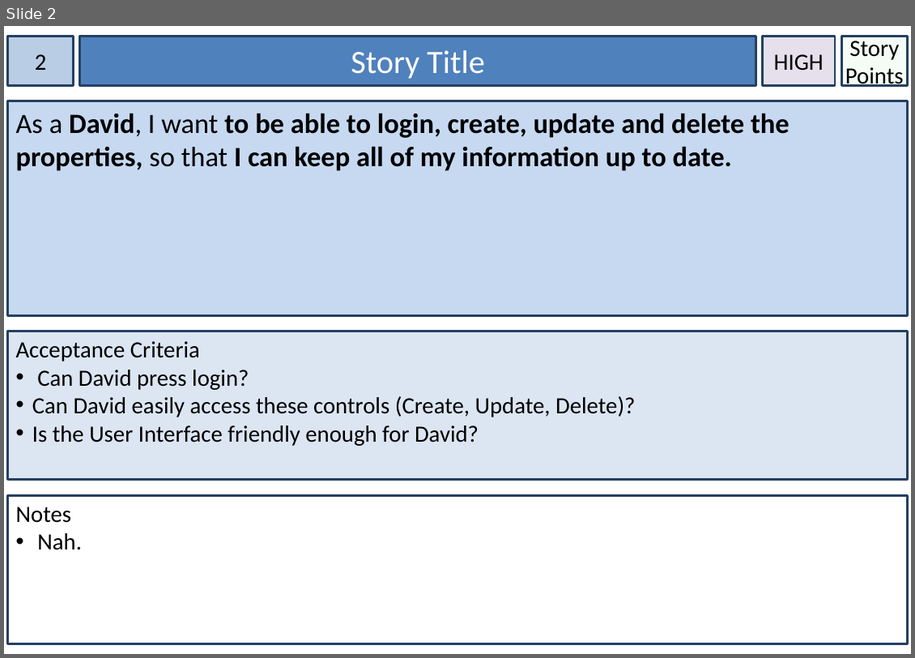
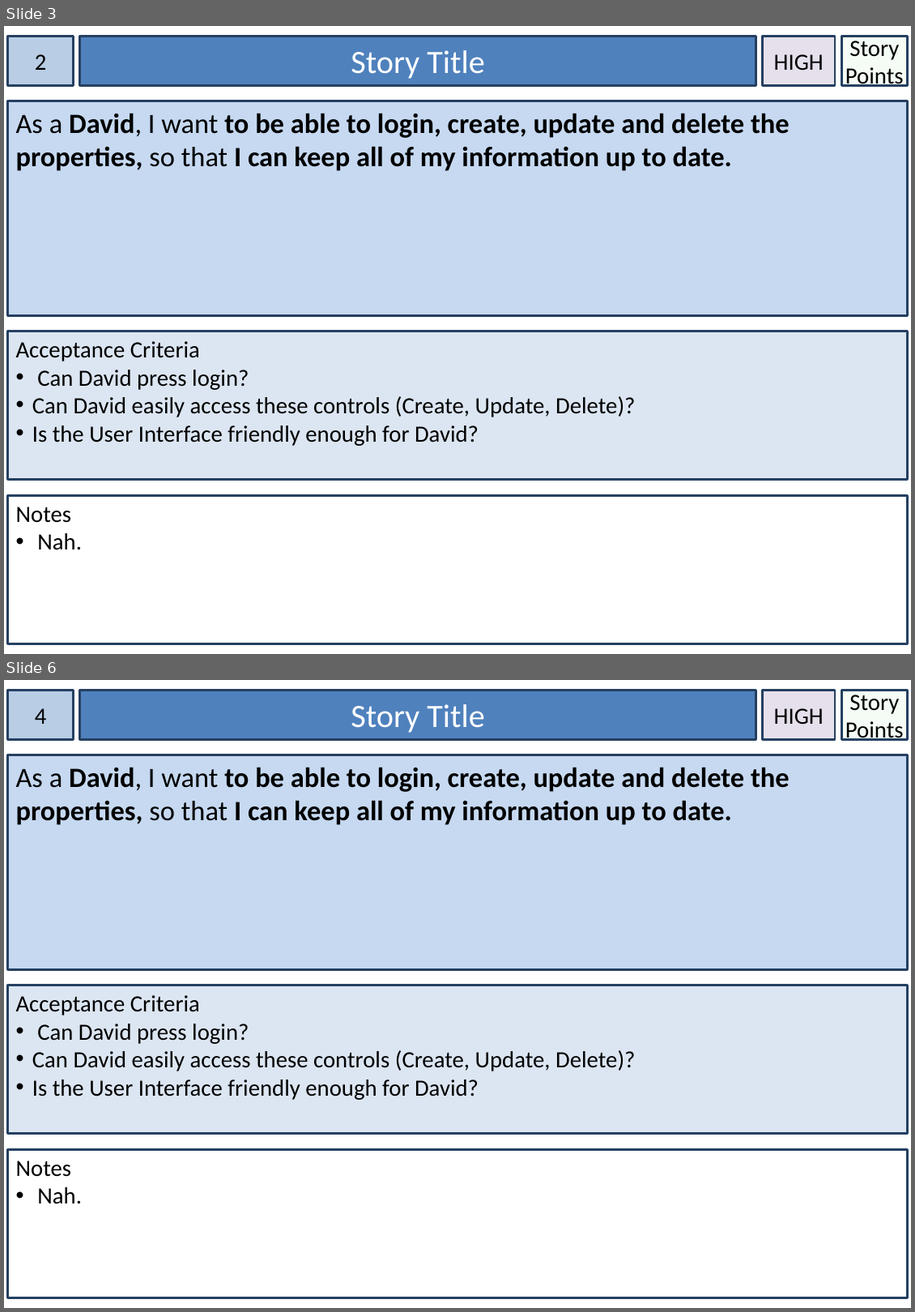
Before and after one commit to neeby/flowerpotmen, a slide deck: Things.pptx. Shown one above the other, each under a label of ours: slide 2 before the commit, slides 3 and 6 after it; the slides between them are not shown. The pictures are 915x658 and 915x1312 pixels, drawn with LibreOffice and Linux fonts; fonts in the diff are those of the drawing. Boxes give left, top, right and bottom in pixels: in the first picture for what was removed or moved away, otherwise in the second. Text is boxed around its words. In the diff, an @@ line names an element or a change of style, - is before the commit and + after.

```diff
--- a/Things.pptx
+++ b/Things.pptx
@@ slide 6 added at (x1=4, y1=680, x2=911, y2=1308), background #FFFFFF @@
@@ rectangle added at (x1=7, y1=690, x2=74, y2=739), fill #B9CDE5, outline #254061 2 pt, 20 pt, text #000000 @@
+4
@@ rectangle added at (x1=80, y1=690, x2=756, y2=739), fill #4F81BD, outline #254061 2 pt, 28 pt, text #FFFFFF @@
+Story Title
@@ rectangle added at (x1=763, y1=690, x2=836, y2=739), fill #E6E0EC, outline #254061 2 pt, 20 pt, text #000000 @@
+HIGH
@@ rectangle added at (x1=842, y1=690, x2=908, y2=739), fill #CCF0CD at 20% opacity, outline #254061 2 pt, 20 pt, text #000000 @@
+Story Points
@@ rectangle added at (x1=7, y1=755, x2=908, y2=970), fill #C6D9F1, outline #254061 2 pt, 24 pt, text #000000, bold @@
+As a David, I want to be able to login, create, update and delete the properties, so that I can keep all of my information up to date.
@@ rectangle added at (x1=7, y1=985, x2=908, y2=1134), fill #DCE6F2, outline #254061 2 pt, 20 pt, text #000000 @@
+Acceptance Criteria
+• Can David press login?
+• Can David easily access these controls (Create, Update, Delete)?
+• Is the User Interface friendly enough for David?
@@ rectangle added at (x1=7, y1=1150, x2=908, y2=1298), fill #FFFFFF, outline #254061 2 pt, 20 pt, text #000000 @@
+Notes
+• Nah.
@@ what was slide 2 is now slide 3 @@
```
Also in this commit, not shown: 4 other slides added.
